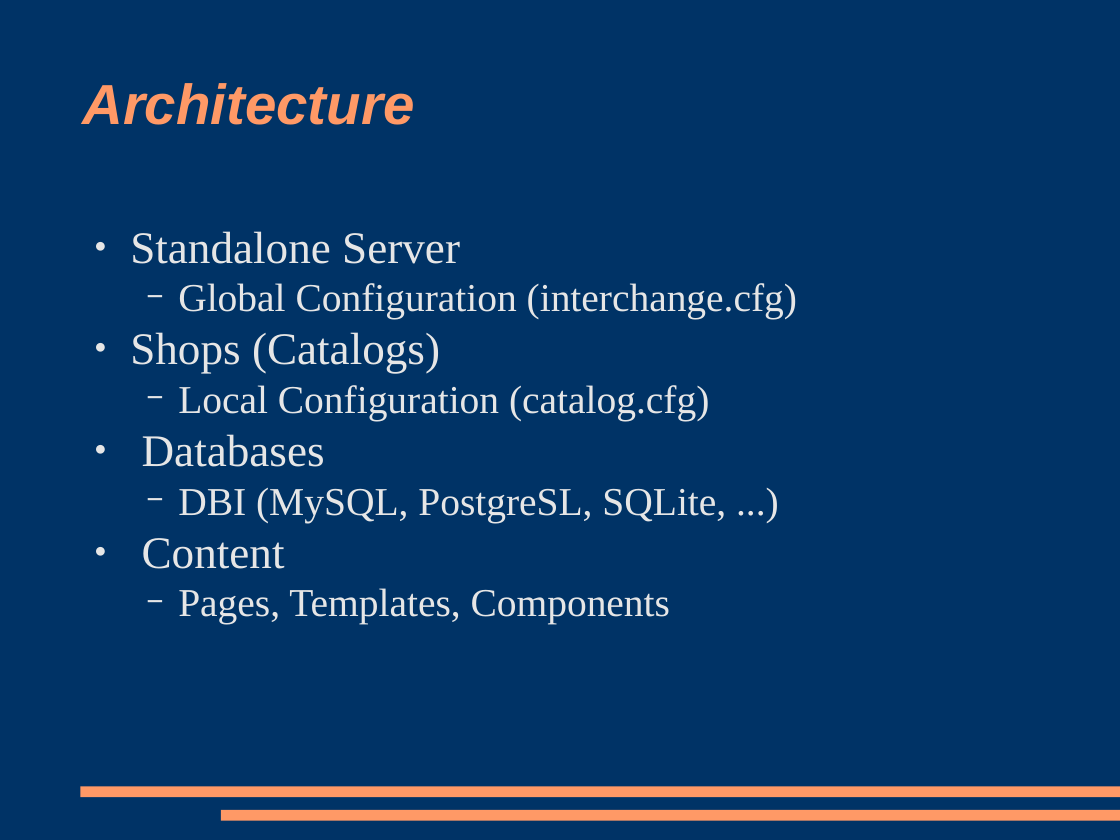
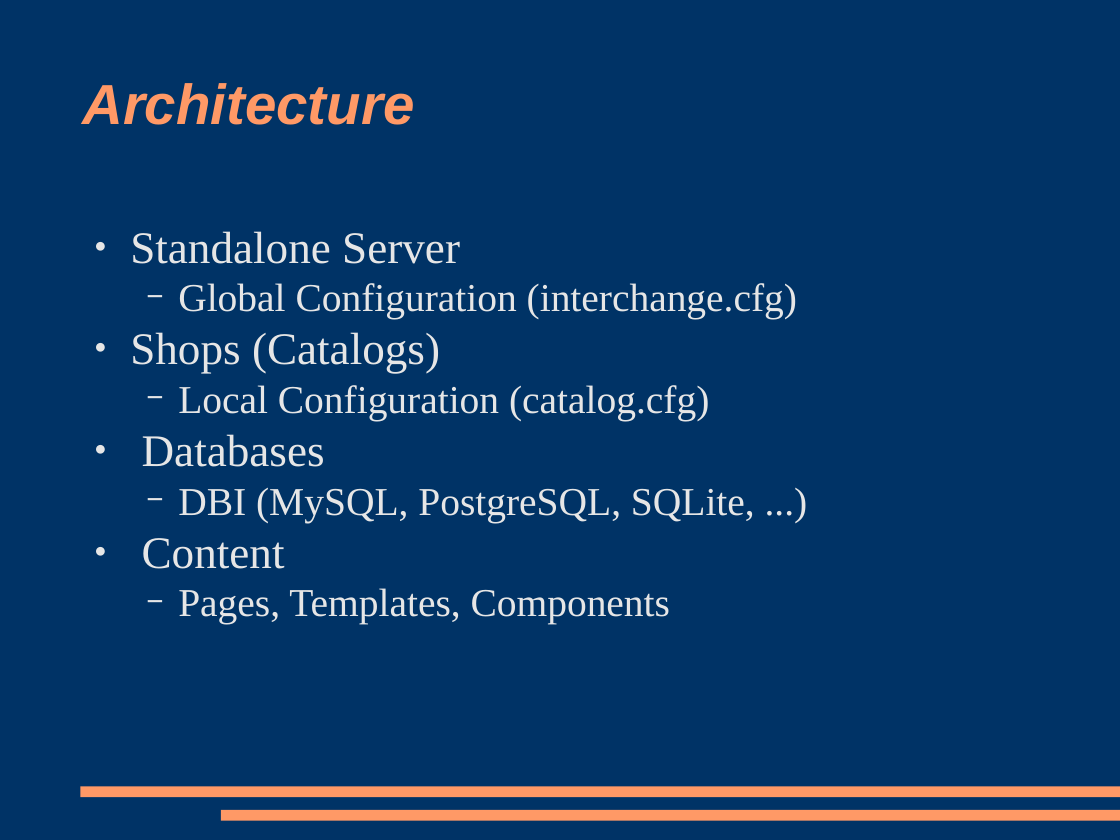
Before and after one commit to racke/Presentations, a slide deck: slide 4 of yapc2008/interchange.odp. Drawn at 1120x840 pixels with LibreOffice and Linux fonts; fonts in the diff are those of the drawing. Boxes give left, top, right and bottom in pixels: in the first picture for what was removed or moved away, otherwise in the second. Text is boxed around its words. In the diff, an @@ line names an element or a change of style, - is before the commit and + after.

```diff
--- a/yapc2008/interchange.odp
+++ b/yapc2008/interchange.odp
@@ text at (178, 488, 755, 523): text changed @@
-  − DBI (MySQL, PostgreSL, SQLite, ...)
+  − DBI (MySQL, PostgreSQL, SQLite, ...)
```
Also in this commit, not shown: 2 other slides changed, 1 slide added.
